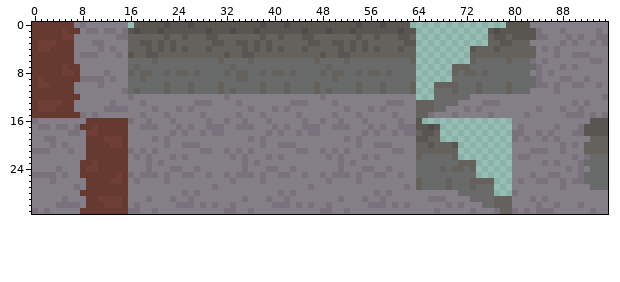
Two states of a sprite sheet, loop-maintainer/sprites/sidewalk_tilemap.png. The picture above is the old version.
The file is 96x32 pixels. Colours within 5 levels of each other are drawn and written as one.
Now the later version:
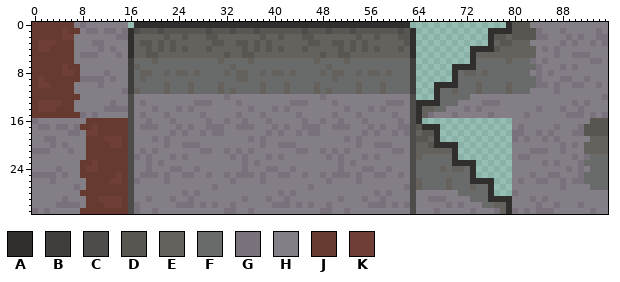
Palette (. is transparent): A #302f2e  B #3f3e3c  C #4d4c4a  D #595652  E #65615c  F #696a6a  G #79727d  H #847e87  J #663931  K #6f3f37
Changes in this commit:
Changed rows in their new state; - is an unchanged pixel.
first column x 16:
 0 -AAAAAAAAAAAAAAAAAAAAAAAAAAAAAAAAAAAAAAAAAAAAAA----------------A
 1 A----------------------------------------------A------------AAAA
 2 A----------------------------------------------A------------A---
 3 A----------------------------------------------A------------A---
 4 A----------------------------------------------A---------AAAA---
 5 A----------------------------------------------A---------A------
 6 B----------------------------------------------B---------A------
 7 B----------------------------------------------B------AAAA------
 8 B----------------------------------------------B------A---------
 9 B----------------------------------------------B------A---------
10 B----------------------------------------------B---AAAA---------
11 B----------------------------------------------B---A------------
12 C----------------------------------------------C---A------------
13 C----------------------------------------------CAAAA------------
14 C----------------------------------------------CA---------------
15 C----------------------------------------------CA---------------
16 C----------------------------------------------CA---------------
17 C----------------------------------------------C-AAA------------
18 C----------------------------------------------C---A------------
19 C----------------------------------------------C---A------------
20 C----------------------------------------------C---AAAA---------
21 C----------------------------------------------C------A---------
22 C----------------------------------------------C------A---------
23 C----------------------------------------------C------AAAA------
24 C----------------------------------------------C---------A------
25 C----------------------------------------------C---------A------
26 C----------------------------------------------C---------AAAA---
27 C----------------------------------------------C------------A---
28 C----------------------------------------------C------------A---
29 C----------------------------------------------C------------AAAA
30 C----------------------------------------------C---------------A
31 C----------------------------------------------C---------------A
Pixel boxes of the changes (left, top, right, bottom) in both pictures:
changed: (128, 22, 512, 214)
